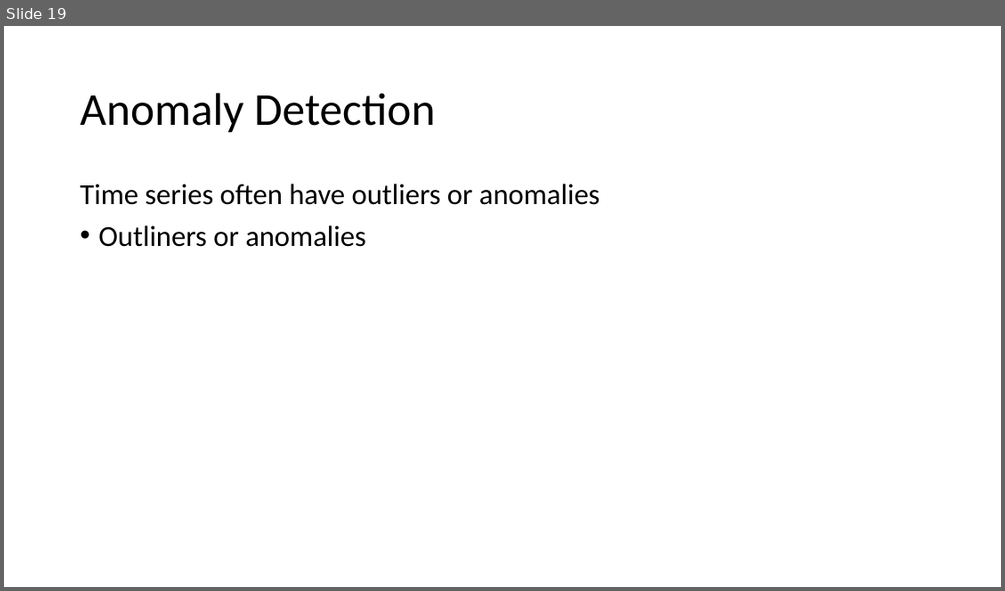
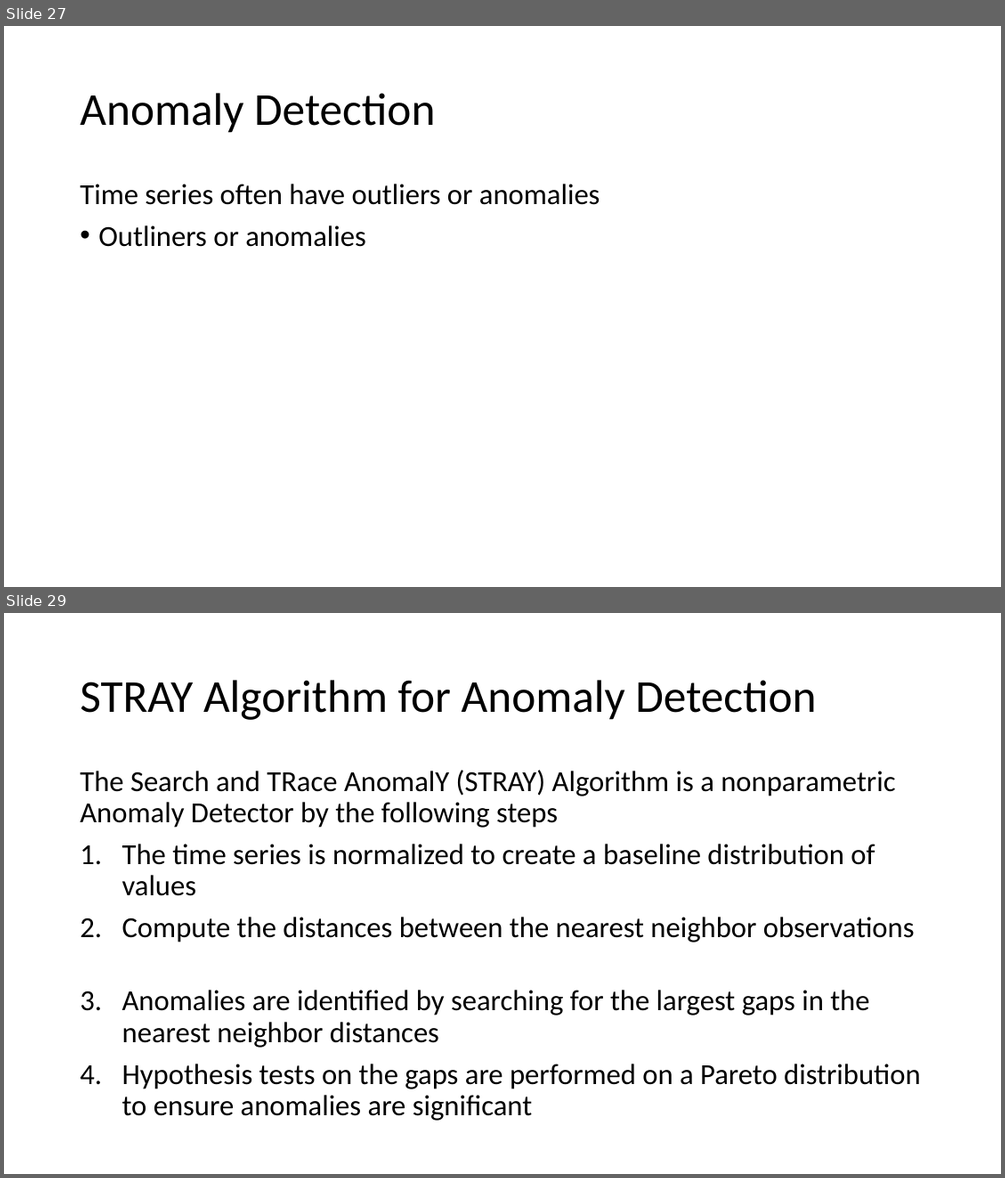
Before and after one commit to StephenElston/CSCI-E-83, a slide deck: LectureSlides/14_ComplexTimeSeries.pptx. Shown one above the other, each under a label of ours: slide 19 before the commit, slides 27 and 29 after it; the slides between them are not shown. The pictures are 1005x591 and 1005x1178 pixels, drawn with LibreOffice and Linux fonts; fonts in the diff are those of the drawing. Boxes give left, top, right and bottom in pixels: in the first picture for what was removed or moved away, otherwise in the second. Text is boxed around its words. In the diff, an @@ line names an element or a change of style, - is before the commit and + after.

Commit message:
Added examples to messy time series slides

```diff
--- a/LectureSlides/14_ComplexTimeSeries.pptx
+++ b/LectureSlides/14_ComplexTimeSeries.pptx
@@ slide 29 added at (4,613,1001,1174), background #FFFFFF @@
@@ title added at (80,680,816,720), 44 pt, text #000000 @@
+STRAY Algorithm for Anomaly Detection
@@ text added at (80,770,921,1120), 28 pt, text #000000 @@
+The Search and TRace AnomalY (STRAY) Algorithm is a nonparametric Anomaly Detector by the following steps
+1. The time series is normalized to create a baseline distribution of values
+2. Compute the distances between the nearest neighbor observations
+3. Anomalies are identified by searching for the largest gaps in the nearest neighbor distances
+4. Hypothesis tests on the gaps are performed on a Pareto distribution to ensure anomalies are significant
@@ what was slide 19 is now slide 27 @@
```
Also in this commit, not shown: 3 slides changed, 11 other slides added.
